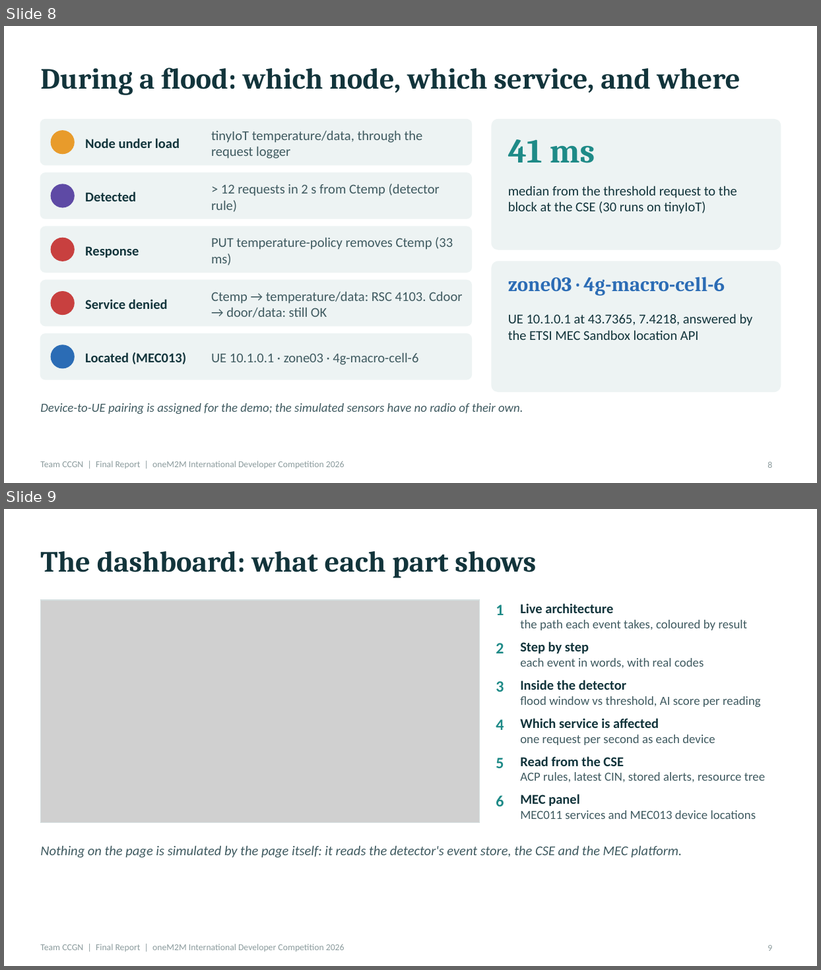
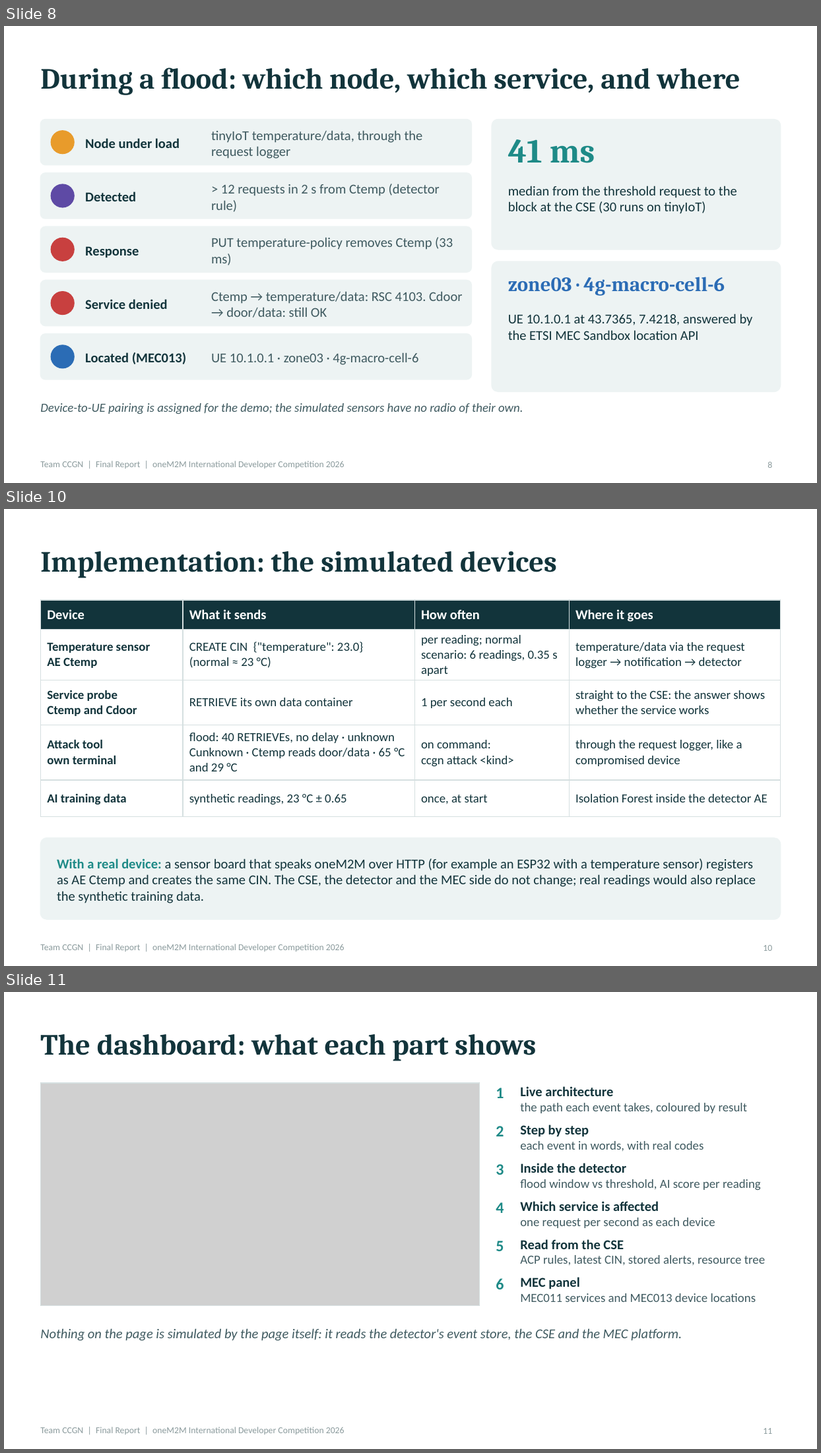
Before and after one commit to easycode42/ccgn-edge-iot-security, a slide deck: deliverables/CCGN_Final_Report.pptx. Shown one above the other, each under a label of ours: slides 8 and 9 before the commit, slides 8, 10 and 11 after it; the slides between them are not shown. The pictures are 821x970 and 821x1453 pixels, drawn with LibreOffice and Linux fonts; fonts in the diff are those of the drawing; grey boxes stand for pictures. Boxes give left, top, right and bottom in pixels: in the first picture for what was removed or moved away, otherwise in the second. Text is boxed around its words. In the diff, an @@ line names an element or a change of style, - is before the commit and + after.

```diff
--- a/deliverables/CCGN_Final_Report.pptx
+++ b/deliverables/CCGN_Final_Report.pptx
@@ slide 10 added at box(4, 509, 817, 966), background #FFFFFF; not listed: 1 template element that a slide beside it also shows @@
@@ title added at box(40, 551, 557, 578), 26 pt, text #12343B, bold @@
+Implementation: the simulated devices
@@ table added at box(40, 600, 781, 808), 5 rows, 4 columns @@
+Device | What it sends | How often | Where it goes
+Temperature sensor / AE Ctemp | CREATE CIN {"temperature": 23.0} / (normal ≈ 23 °C) | per reading; normal scenario: 6 readings, 0.35 s apart | temperature/data via the request logger → notification → detector
+Service probe / Ctemp and Cdoor | RETRIEVE its own data container | 1 per second each | straight to the CSE: the answer shows whether the service works
+Attack tool / own terminal | flood: 40 RETRIEVEs, no delay · unknown Cunknown · Ctemp reads door/data · 65 °C and 29 °C | on command: / ccgn attack <kind> | through the request logger, like a compromised device
+AI training data | synthetic readings, 23 °C ± 0.65 | once, at start | Isolation Forest inside the detector AE
@@ rounded rectangle added at box(40, 838, 781, 920), fill #EDF3F3, outline #EDF3F3 1 pt @@
@@ text added at box(57, 859, 756, 904), 12 pt, text #12343B @@
+With a real device: a sensor board that speaks oneM2M over HTTP (for example an ESP32 with a temperature sensor) registers as AE Ctemp and creates the same CIN. The CSE, the detector and the MEC side do not change; real readings would also replace the synthetic training data.
@@ page number added at box(763, 945, 772, 951), 8 pt, text #8A9A9C @@
+10
@@ what was slide 9 is now slide 11 @@
@@ page number at box(763, 1428, 772, 1434): text changed @@
-9
+11
```
Also in this commit, not shown: 2 slides changed, 1 other slide added, 2 slides removed, 5 other files.
